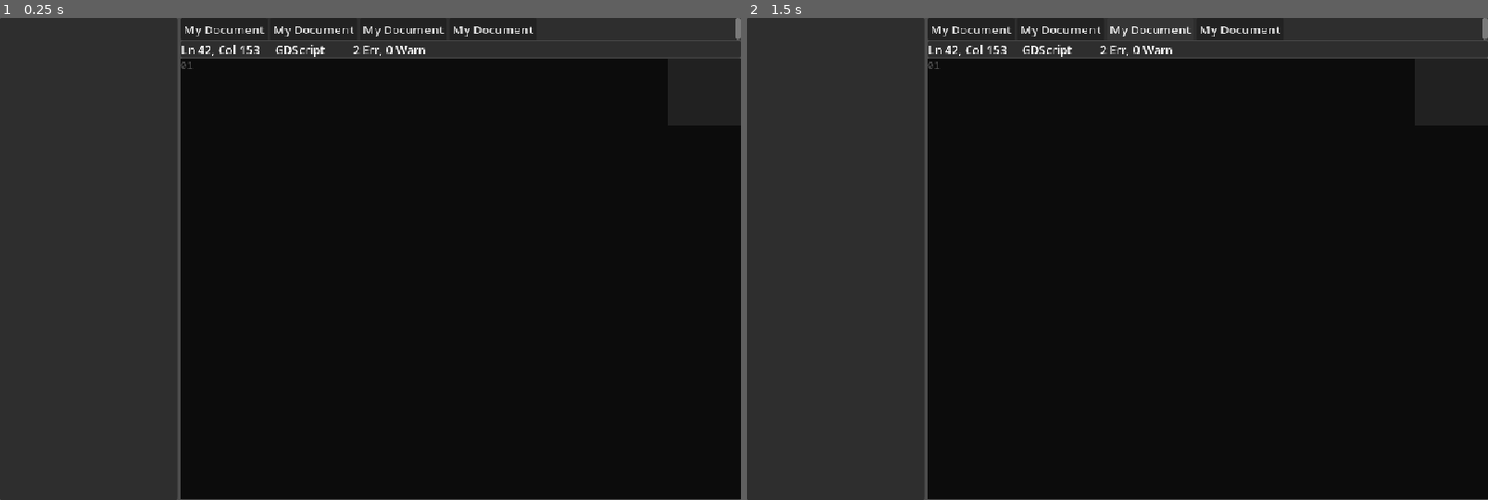
Above: before the commit, frames 1-2 (left to right).
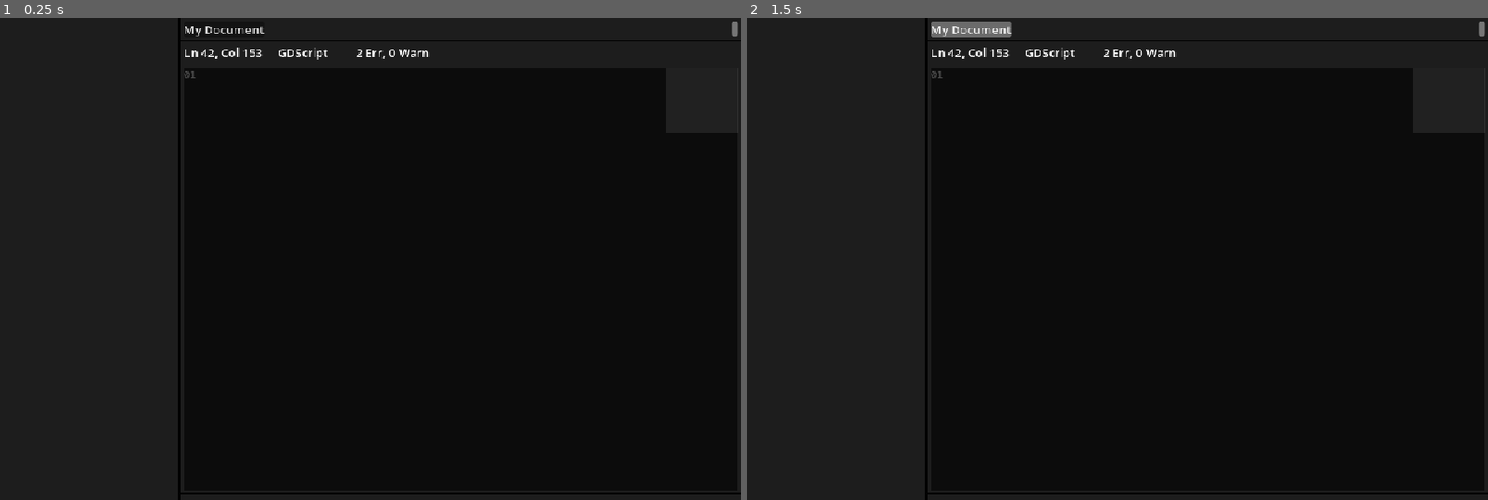
Above: after the commit, the same moments.

Repository: snuggyizme/Juice
Game: Godot game, scene res://scenes/main.tscn
The game is run twice, just before and just after one commit, with the same random seed, the same clock (stepped at 60 frames per second) and the same inputs. The project has no main scene, so this scene is started directly.
Inputs:
- Up to frame 1 (0.25 s): no input
- Up to frame 2 (1.5 s): click "My Document" at 0.5 s; click "My Document" at 1.25 s

The runs differ from the first frame. In frame 1, 1.8% of the frame differs, in the area x 0-100%, y 0-100%; in frame 2, 2.1%.

Commit message:
etjwaetewatiawejtjaiwet sleep.

Diff:
--- a/project.godot
+++ b/project.godot
@@ -22,6 +22,19 @@
 window/stretch/mode="canvas_items"
 window/stretch/aspect="expand"
 
+[input]
+
+save={
+"deadzone": 0.2,
+"events": [Object(InputEventKey,"resource_local_to_scene":false,"resource_name":"","device":-1,"window_id":0,"alt_pressed":false,"shift_pressed":false,"ctrl_pressed":true,"meta_pressed":false,"pressed":false,"keycode":0,"physical_keycode":83,"key_label":0,"unicode":115,"location":0,"echo":false,"script":null)
+]
+}
+open={
+"deadzone": 0.2,
+"events": [Object(InputEventKey,"resource_local_to_scene":false,"resource_name":"","device":-1,"window_id":0,"alt_pressed":false,"shift_pressed":false,"ctrl_pressed":true,"meta_pressed":false,"pressed":false,"keycode":0,"physical_keycode":79,"key_label":0,"unicode":111,"location":0,"echo":false,"script":null)
+]
+}
+
 [physics]
 
 3d/physics_engine="Jolt Physics"
@@ -32,3 +45,4 @@
 rendering_device/driver.windows="d3d12"
 renderer/rendering_method="gl_compatibility"
 renderer/rendering_method.mobile="gl_compatibility"
+environment/defaults/default_clear_color=Color(0.008202021, 0.008202026, 0.00820202, 1)
--- a/resources/theme.tres
+++ b/resources/theme.tres
@@ -1,6 +1,37 @@
 [gd_resource type="Theme" format=3 uid="uid://dlvqu8wgt2a0l"]
 
 [ext_resource type="FontFile" uid="uid://clya564f0nuli" path="res://fonts/DM Mono/DMMono-Medium.ttf" id="1_d4nwg"]
+
+[sub_resource type="StyleBoxFlat" id="StyleBoxFlat_d4nwg"]
+bg_color = Color(0.40306062, 0.15934822, 0.21465072, 1)
+corner_radius_top_left = 12
+corner_radius_top_right = 12
+corner_radius_bottom_right = 12
+corner_radius_bottom_left = 12
+corner_detail = 1
+
+[sub_resource type="StyleBoxFlat" id="StyleBoxFlat_7ct1h"]
+bg_color = Color(0.41981313, 0.41981313, 0.4198131, 1)
+corner_radius_top_left = 3
+corner_radius_top_right = 3
+corner_radius_bottom_right = 3
+corner_radius_bottom_left = 3
+corner_detail = 1
+
+[sub_resource type="StyleBoxFlat" id="StyleBoxFlat_b751m"]
+bg_color = Color(0.07683595, 0.07683576, 0.0768358, 1)
+corner_radius_top_left = 3
+corner_radius_top_right = 3
+corner_radius_bottom_right = 3
+corner_radius_bottom_left = 3
+corner_detail = 1
+
+[sub_resource type="StyleBoxFlat" id="StyleBoxFlat_0wfyh"]
+content_margin_left = 4.0
+content_margin_top = 4.0
+content_margin_right = 4.0
+content_margin_bottom = 4.0
+bg_color = Color(0.1148968, 0.11489681, 0.1148968, 1)
 
 [sub_resource type="StyleBoxEmpty" id="StyleBoxEmpty_7ct1h"]
 
@@ -8,6 +39,10 @@
 bg_color = Color(0.047557652, 0.047557652, 0.047557607, 1)
 
 [resource]
+Button/styles/disabled = SubResource("StyleBoxFlat_d4nwg")
+Button/styles/hover = SubResource("StyleBoxFlat_7ct1h")
+Button/styles/normal = SubResource("StyleBoxFlat_b751m")
+PanelContainer/styles/panel = SubResource("StyleBoxFlat_0wfyh")
 TextEdit/constants/caret_width = 2
 TextEdit/constants/line_spacing = 2
 TextEdit/font_sizes/font_size = 13
--- a/scenes/main.tscn
+++ b/scenes/main.tscn
@@ -2,14 +2,16 @@
 
 [ext_resource type="PackedScene" uid="uid://bg4futg6h6k16" path="res://scenes/tab.tscn" id="1_0wfyh"]
 [ext_resource type="Theme" uid="uid://dlvqu8wgt2a0l" path="res://resources/theme.tres" id="1_o5qli"]
+[ext_resource type="Script" uid="uid://dmuupry541g0i" path="res://scripts/main.gd" id="1_sugp2"]
 
-[node name="Control" type="Control" unique_id=1994392008]
+[node name="Main" type="Control" unique_id=1994392008]
 layout_mode = 3
 anchors_preset = 15
 anchor_right = 1.0
 anchor_bottom = 1.0
 grow_horizontal = 2
 grow_vertical = 2
+script = ExtResource("1_sugp2")
 
 [node name="HBoxContainer" type="HBoxContainer" parent="." unique_id=713928111]
 layout_mode = 1
@@ -23,6 +25,7 @@
 [node name="PanelContainer" type="PanelContainer" parent="HBoxContainer" unique_id=541035958]
 custom_minimum_size = Vector2(240, 0)
 layout_mode = 2
+theme = ExtResource("1_o5qli")
 
 [node name="RHS" type="VBoxContainer" parent="HBoxContainer" unique_id=527804197]
 layout_mode = 2
@@ -32,6 +35,7 @@
 [node name="TopBar" type="PanelContainer" parent="HBoxContainer/RHS" unique_id=1192374694]
 custom_minimum_size = Vector2(0, 30)
 layout_mode = 2
+theme = ExtResource("1_o5qli")
 
 [node name="ScrollContainer" type="ScrollContainer" parent="HBoxContainer/RHS/TopBar" unique_id=608221171]
 layout_mode = 2
@@ -42,18 +46,10 @@
 [node name="Button" parent="HBoxContainer/RHS/TopBar/ScrollContainer/HBoxContainer" unique_id=1963597676 instance=ExtResource("1_0wfyh")]
 layout_mode = 2
 
-[node name="Button2" parent="HBoxContainer/RHS/TopBar/ScrollContainer/HBoxContainer" unique_id=320662272 instance=ExtResource("1_0wfyh")]
-layout_mode = 2
-
-[node name="Button3" parent="HBoxContainer/RHS/TopBar/ScrollContainer/HBoxContainer" unique_id=1461065039 instance=ExtResource("1_0wfyh")]
-layout_mode = 2
-
-[node name="Button4" parent="HBoxContainer/RHS/TopBar/ScrollContainer/HBoxContainer" unique_id=1635945469 instance=ExtResource("1_0wfyh")]
-layout_mode = 2
-
 [node name="InfoBar" type="PanelContainer" parent="HBoxContainer/RHS" unique_id=627042414]
 custom_minimum_size = Vector2(350, 0)
 layout_mode = 2
+theme = ExtResource("1_o5qli")
 
 [node name="RichTextLabel" type="RichTextLabel" parent="HBoxContainer/RHS/InfoBar" unique_id=2048796866]
 layout_mode = 2
@@ -63,6 +59,7 @@
 [node name="Code" type="PanelContainer" parent="HBoxContainer/RHS" unique_id=1079133112]
 layout_mode = 2
 size_flags_vertical = 3
+theme = ExtResource("1_o5qli")
 
 [node name="CodeEdit" type="CodeEdit" parent="HBoxContainer/RHS/Code" unique_id=1059973392]
 layout_mode = 2
@@ -85,3 +82,4 @@
 
 [node name="Terminal" type="PanelContainer" parent="HBoxContainer/RHS" unique_id=2050900796]
 layout_mode = 2
+theme = ExtResource("1_o5qli")
--- /dev/null
+++ b/scripts/main.gd
@@ -0,0 +1,7 @@
+class_name Main extends Control
+
+func _input(event: InputEvent) -> void:
+	if event.is_action_pressed("save"):
+		pass
+	elif event.is_action_pressed("open"):
+		pass
Not shown, added: scripts/main.gd.uid
